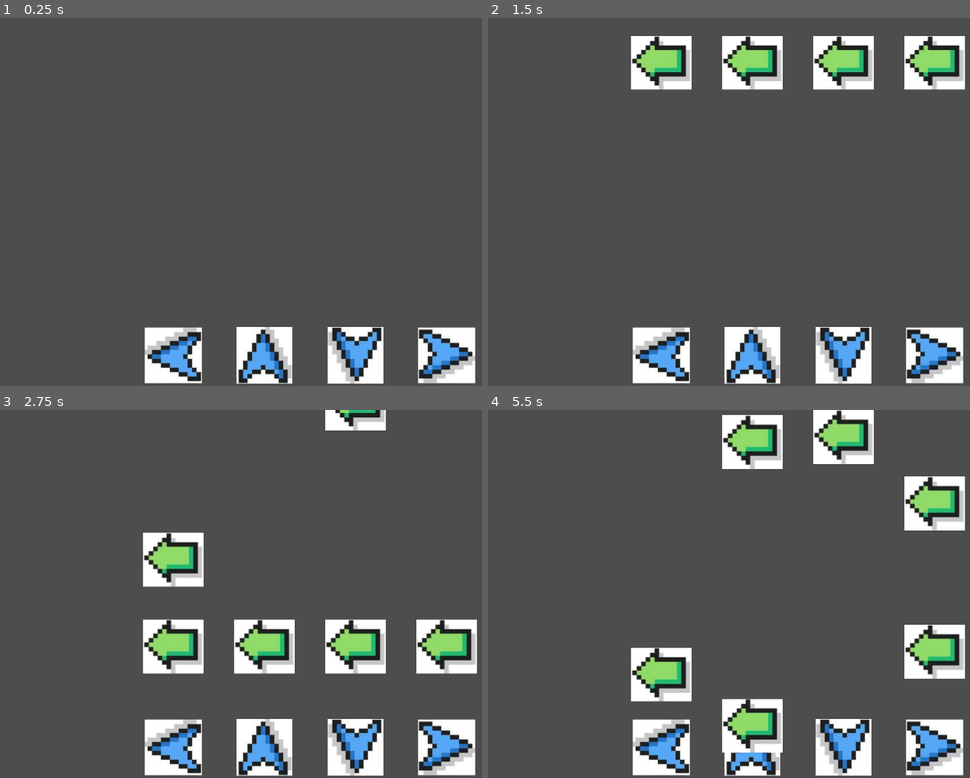
Above: before the commit, frames 1-4 (two rows, left to right).
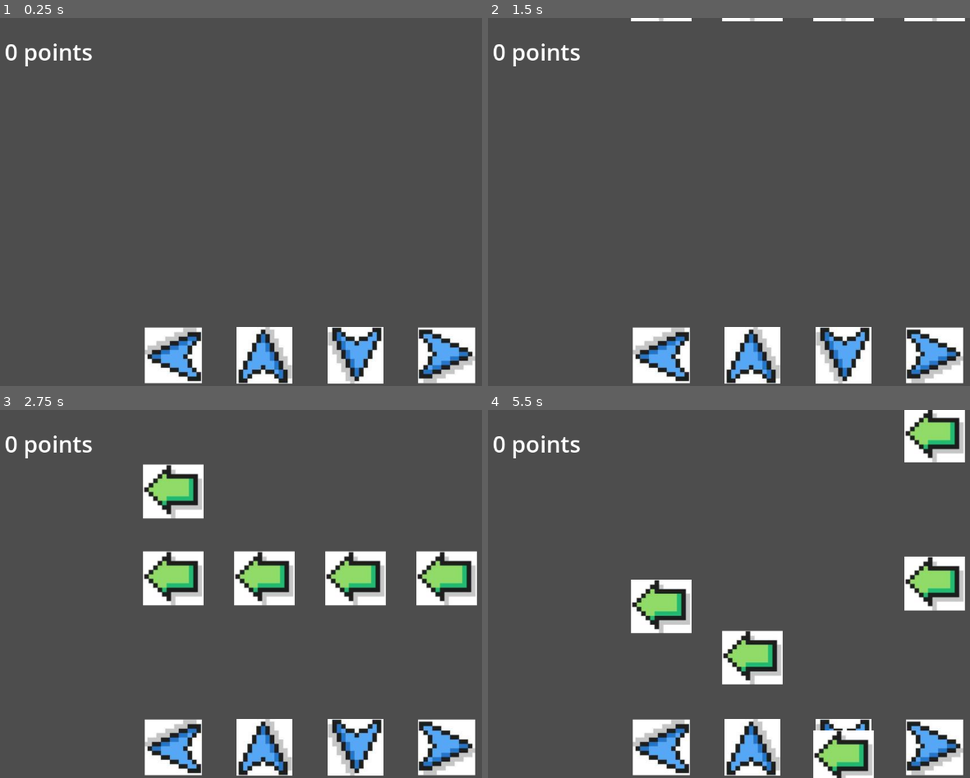
Above: after the commit, the same moments.

Repository: HapKat/Bird-Song
Game: Godot game, scene res://levels/game_level.tscn
Same seed, same stepped clock (60 frames per second), same inputs: the game is played once before the commit and once after it.
Inputs:
- Up to frame 1 (0.25 s): no input
- Up to frame 2 (1.5 s): tap Enter at 0.5 s
- Up to frame 3 (2.75 s): no input
- Up to frame 4 (5.5 s): no input

The runs differ from the first frame. In frame 1, 0.4% of the frame differs, in the area x 1-20%, y 6-14%; in frame 2, 8.1%; in frame 3, 18%; in frame 4, 20%, in the area x 1-99%, y 0-100%.

Commit message:
continued to follow the tutorial

Diff:
--- a/kl.gd
+++ b/kl.gd
@@ -6,18 +6,30 @@
 var falling_key_queue = []
 
 func _process(delta: float) -> void:
-	if key_name != "" and Input.is_action_just_pressed(key_name):
-		pass
 
 	if falling_key_queue.size() > 0:
-		if falling_key_queue.front().has_passed:
+		var front_key = falling_key_queue.front()
+
+		if !is_instance_valid(front_key):
 			falling_key_queue.pop_front()
-		print("popped")
+			return
+
+		if front_key.has_passed:
+			falling_key_queue.pop_front()
+
+		if Input.is_action_just_pressed(key_name):
+			print("key pressed")
+			var key_to_pop = falling_key_queue.pop_front()
+
+			var distance_from_pass = abs(key_to_pop.pass_threshold - key_to_pop.y)
+			print(distance_from_pass)
+			key_to_pop.queue_free()
+
 
 func CreatFallingKey():
 	var fk_inst = falling_key.instantiate()
 	get_tree().get_root().call_deferred("add_child", fk_inst)
-	fk_inst.Setup(position.x, frame + 4)
+	fk_inst.Setup(position.x, global_position.y)
 
 	falling_key_queue.push_back(fk_inst)
 
--- a/levels/falling_key.gd
+++ b/levels/falling_key.gd
@@ -6,7 +6,7 @@
 
 # true if falling key has passed the allowed input frame
 var has_passed: bool = false
-var pass_threshold = 270
+var pass_threshold = -200
 
 func _init():
 	set_process(false)
@@ -17,16 +17,21 @@
 	global_position += Vector2(0, fall_speed)
 
 	# Find out how long it takes for arrow to reach critical spot
-	if (global_position.y < pass_threshold and $Timer.is_stopped()):
-		print($Timer.wait_time - $Timer.time_left)
+	if (global_position.y < pass_threshold and !$Timer.is_stopped()):
+		# print($Timer.wait_time - $Timer.time_left)
 		$Timer.stop()
 		has_passed = true
 
 
-func Setup(target_x : float, target_fram: int):
-	global_position = Vector2(target_x, init_y_pos)
-	frame = target_fram
-	set_process(true)
+func Setup(x_pos: float, threshold_y: float) -> void:
+	var target_x = x_pos
+	global_position.x = target_x
+
+	# This is the key Y-coordinate the manager will check against later
+	pass_threshold = threshold_y
+
+	# Set the starting Y position (way off screen)
+	global_position.y = -500
 
 
 func _on_destroy_timer_timeout() -> void:
--- a/levels/game_level.tscn
+++ b/levels/game_level.tscn
@@ -1,6 +1,7 @@
-[gd_scene load_steps=2 format=3 uid="uid://cpfun4etbhgtn"]
+[gd_scene load_steps=3 format=3 uid="uid://cpfun4etbhgtn"]
 
 [ext_resource type="PackedScene" uid="uid://byeqeh2nr1okd" path="res://KL.tscn" id="1_qc6i3"]
+[ext_resource type="PackedScene" uid="uid://cg5y5rl8mrc7q" path="res://levels/game_ui.tscn" id="2_sklrn"]
 
 [node name="GameLevel" type="Node2D"]
 
@@ -24,3 +25,14 @@
 position = Vector2(-80, 270)
 rotation = -1.5707964
 key_name = "button_left"
+
+[node name="GameUI" parent="." instance=ExtResource("2_sklrn")]
+anchors_preset = 0
+anchor_right = 0.0
+anchor_bottom = 0.0
+offset_left = -496.0
+offset_top = -248.0
+offset_right = -448.0
+offset_bottom = -200.0
+grow_horizontal = 1
+grow_vertical = 1
--- /dev/null
+++ b/levels/game_ui.tscn
@@ -0,0 +1,22 @@
+[gd_scene load_steps=2 format=3 uid="uid://cg5y5rl8mrc7q"]
+
+[sub_resource type="FontVariation" id="FontVariation_4uv1i"]
+
+[node name="GameUI" type="Control"]
+layout_mode = 3
+anchors_preset = 15
+anchor_right = 1.0
+anchor_bottom = 1.0
+grow_horizontal = 2
+grow_vertical = 2
+
+[node name="CanvasLayer" type="CanvasLayer" parent="."]
+
+[node name="RichTextLabel" type="RichTextLabel" parent="CanvasLayer"]
+offset_left = 40.0
+offset_top = 32.0
+offset_right = 224.0
+offset_bottom = 152.0
+theme_override_fonts/normal_font = SubResource("FontVariation_4uv1i")
+theme_override_font_sizes/normal_font_size = 40
+text = "0 points"
--- /dev/null
+++ b/objects/signal.gd
@@ -0,0 +1,11 @@
+extends Node2D
+
+
+# Called when the node enters the scene tree for the first time.
+func _ready() -> void:
+	pass # Replace with function body.
+
+
+# Called every frame. 'delta' is the elapsed time since the previous frame.
+func _process(delta: float) -> void:
+	pass
--- /dev/null
+++ b/objects/signal.tscn
@@ -0,0 +1,6 @@
+[gd_scene load_steps=2 format=3 uid="uid://bd62onjfij4yd"]
+
+[ext_resource type="Script" uid="uid://cq3pb6aoppjgr" path="res://objects/signal.gd" id="1_tsiku"]
+
+[node name="Signal" type="Node2D"]
+script = ExtResource("1_tsiku")
Not shown, added: objects/signal.gd.uid
